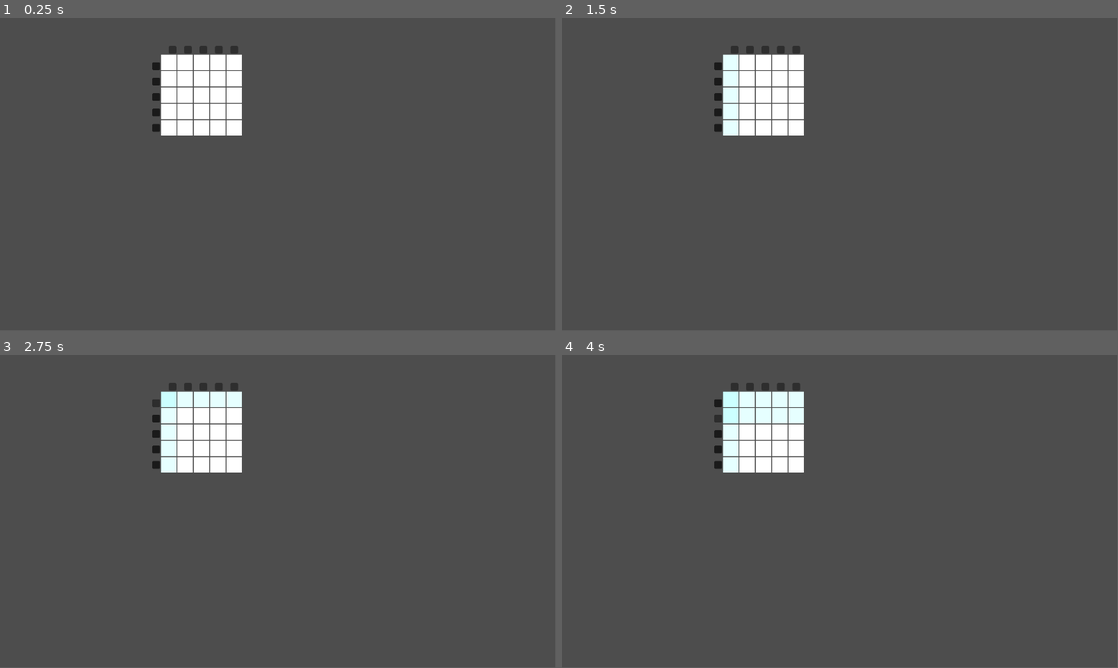
Above: before the commit, frames 1-4 (two rows, left to right).
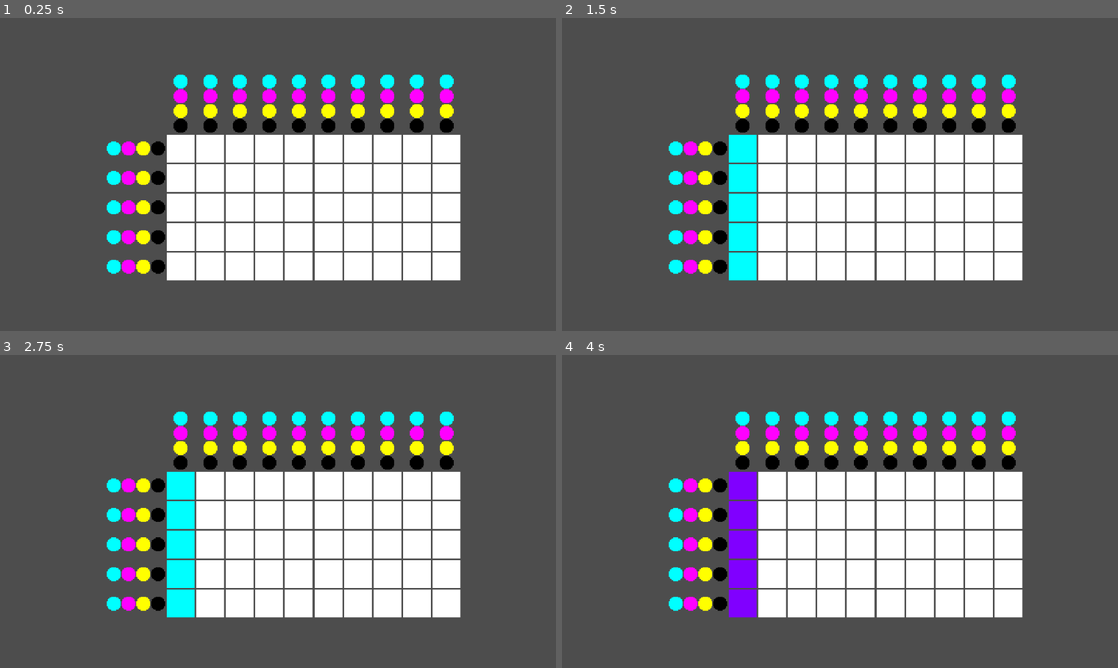
Above: after the commit, the same moments.

Repository: kaminaryu/printing-game
Game: Godot game, scene res://Objects/Printer/PrintingGrid/printing_grid.tscn
Same seed, same stepped clock (60 frames per second), same inputs: the game is played once before the commit and once after it.
Inputs (mouse positions are in pixels of both pictures, inside the frame that each line leads up to):
- Up to frame 1 (0.25 s): no input
- Up to frame 2 (1.5 s): click (734, 49) at 0.52 s; click (739, 80) at 1.27 s
- Up to frame 3 (2.75 s): click (155, 401) at 2.02 s
- Up to frame 4 (4 s): click (739, 433) at 2.77 s; click (717, 417) at 3.52 s
The window is 799x449 before the commit and 800x450 after it. Grey fills any space a smaller window leaves; there, only what the larger window draws over its background counts as a difference.

The runs differ from the first frame. In frame 1, 31% of the frame differs, in the area x 19-83%, y 8-84%; in frame 2, 31%; in frame 3, 31%; in frame 4, 31%.

Commit message:
Feat: Added Ink Locking and Multicolor paint
Fix: Refactored the damn mess

Diff:
--- /dev/null
+++ b/Objects/Printer/PrintingGrid/color_node.gd
@@ -0,0 +1,15 @@
+extends TextureButton
+
+signal paint_requested(print_request: Dictionary)
+
+var grid_alignment: String
+var grid_index: int
+var ink_channel: String
+
+
+func _on_button_down() -> void :
+	paint_requested.emit({
+		"grid_alignment": grid_alignment,
+		"grid_index": grid_index,
+		"ink_channel": ink_channel,
+	})
--- /dev/null
+++ b/Objects/Printer/PrintingGrid/color_node.tscn
@@ -0,0 +1,13 @@
+[gd_scene format=3 uid="uid://8jouw18bf53t"]
+
+[ext_resource type="Texture2D" uid="uid://bqr6vw68o2svu" path="res://Assets/ColorNode.png" id="1_2rbr2"]
+[ext_resource type="Script" uid="uid://dye52h842pph" path="res://Objects/Printer/PrintingGrid/color_node.gd" id="1_vfc2v"]
+
+[node name="ColorNode" type="TextureButton" unique_id=1069555528]
+texture_filter = 1
+offset_right = 16.0
+offset_bottom = 16.0
+texture_normal = ExtResource("1_2rbr2")
+script = ExtResource("1_vfc2v")
+
+[connection signal="button_down" from="." to="." method="_on_button_down"]
--- a/Objects/Printer/PrintingGrid/color_node_better.gd
+++ /dev/null
@@ -1,12 +0,0 @@
-extends Button
-
-signal print_button_pressed(print_request: Dictionary)
-
-var grid_alignment: String
-var grid_index: int
-
-func _on_button_down() -> void:
-	print_button_pressed.emit({
-		"grid_alignment": grid_alignment,
-		"grid_index": grid_index
-	})
--- a/Objects/Printer/PrintingGrid/color_node_better.tscn
+++ /dev/null
@@ -1,10 +0,0 @@
-[gd_scene format=3 uid="uid://8jouw18bf53t"]
-
-[ext_resource type="Script" uid="uid://dye52h842pph" path="res://Objects/Printer/PrintingGrid/color_node_better.gd" id="1_iytsa"]
-
-[node name="Button" type="Button" unique_id=892750934]
-offset_right = 16.0
-offset_bottom = 16.0
-script = ExtResource("1_iytsa")
-
-[connection signal="button_down" from="." to="." method="_on_button_down"]
--- a/Objects/Printer/PrintingGrid/grid_square.tscn
+++ b/Objects/Printer/PrintingGrid/grid_square.tscn
@@ -1,9 +1,22 @@
 [gd_scene format=3 uid="uid://dtsvfbd488iet"]
 
 [ext_resource type="Texture2D" uid="uid://wu4jd5wtjjsq" path="res://Assets/GridPlaceholder.png" id="1_urbbl"]
+[ext_resource type="Texture2D" uid="uid://ccyrcxvy1ooba" path="res://Assets/LockIndicator.png" id="2_raani"]
 
 [node name="GridSquare" type="Node2D" unique_id=1659444708]
 texture_filter = 1
 
-[node name="Sprite2D" type="Sprite2D" parent="." unique_id=1318791069]
+[node name="GridTexture" type="Sprite2D" parent="." unique_id=1318791069]
 texture = ExtResource("1_urbbl")
+
+[node name="LockIndicator" type="Node2D" parent="." unique_id=259100076]
+visible = false
+
+[node name="Shadow" type="Sprite2D" parent="LockIndicator" unique_id=135730023]
+modulate = Color(0.011764706, 0.011764706, 0.011764706, 0.40392157)
+position = Vector2(11, 11)
+texture = ExtResource("2_raani")
+
+[node name="Main" type="Sprite2D" parent="LockIndicator" unique_id=1262207505]
+position = Vector2(10.5, 10.5)
+texture = ExtResource("2_raani")
--- a/Objects/Printer/PrintingGrid/printing_grid.gd
+++ b/Objects/Printer/PrintingGrid/printing_grid.gd
@@ -1,70 +1,210 @@
 extends Node2D
 
-@onready var GRID_SQUARE_SCENE = preload("res://Objects/Printer/PrintingGrid/grid_square.tscn")
-@onready var COLOR_NODE_SCENE = preload("res://Objects/Printer/PrintingGrid/color_node_better.tscn")
-
-@export var grid_size: Vector2
+@export var grid_size: Vector2 = Vector2(5, 5)
+
+@onready var square_scene = preload("res://Objects/Printer/PrintingGrid/grid_square.tscn")
+@onready var button_scene = preload("res://Objects/Printer/PrintingGrid/color_node.tscn")
+
 
 const GRID_SQUARE_SIZE: int = 32
-
-var grid_squares := []
-var color_nodes := {
-	"col": [],
-	"row": [],
+const CELL_GAP: int = 2
+const CHANNELS: Array[String] = ["c", "m", "y", "k"]
+const BUTTON_COLORS: Array[String] = ["#00FFFF", "#FF00FF", "#FFFF00", "#000000"]
+
+
+class GridCell:
+	var this: Node2D
+	var ink_locked: bool = false
+	var c: int = 0
+	var m: int = 0
+	var y: int = 0
+
+	func _init(p_node: Node2D) -> void :
+		this = p_node
+
+	func apply_ink(channel: String) -> void :
+		match channel:
+			"c": c += 1
+			"m": m += 1
+			"y": y += 1
+			_:
+				printerr("Unknown ink channel: %s" % channel)
+
+	func color_key() -> String :
+		return "%d%d%d" % [c, m, y]
+
+	func toggle_ink_lock(lock: bool) -> void :
+		ink_locked = lock
+		this.get_node("LockIndicator").visible = lock
+
+	func is_ink_locked() -> bool :
+		return ink_locked
+
+	func reset() -> void :
+		c = 0
+		m = 0
+		y = 0
+		toggle_ink_lock(false)
+
+
+# key = CMYK
+const COLOR_GLOSSARY: Dictionary = {
+	"000": "#FFFFFF",  # No ink (paper)
+	"100": "#00FFFF",  # C
+	"010": "#FF00FF",  # M
+	"001": "#FFFF00",  # Y
+
+	"200": "#00CCCC",  # C + C
+	"300": "#009999",  # C + C + C
+
+	"020": "#CC00CC",  # M + M
+	"030": "#990099",  # M + M + M
+
+	"002": "#CCCC00",  # Y + Y
+	"003": "#999900",  # Y + Y + Y
+
+	"110": "#8000FF",  # C + M
+	"101": "#00FF40",  # C + Y
+	"011": "#FF0080",  # M + Y
+	"111": "#2B2B2B",  # C + M + Y
+
+	"210": "#2E2EFF",  # C + C + M
+	"201": "#00A6A6",  # C + C + Y
+
+	"120": "#8000A6",  # M + M + C
+	"021": "#C00000",  # M + M + Y
+
+	"102": "#80FF00",  # Y + Y + C
+	"012": "#FF8000",  # Y + Y + M
+
+	# "2110": "#1A1A40",  # C + C + M + Y
+	# "1210": "#4A001F",  # M + M + C + Y
+	# "1120": "#3A3A00",  # Y + Y + C + M
 }
 
 
+var grid: Array = []
+
+
 func _ready() -> void :
-	grid_squares.resize(grid_size.x)
-
-	for col in range(grid_size.x) :
-		grid_squares[col] = []
-		grid_squares[col].resize(grid_size.y)
-
-		# instantiate color node for column
-		color_nodes.col.resize(grid_size.x)
-		color_nodes.col[col] = COLOR_NODE_SCENE.instantiate()
-		color_nodes.col[col].position = global_position + Vector2(col * GRID_SQUARE_SIZE , -GRID_SQUARE_SIZE - 2)
-		color_nodes.col[col].grid_alignment = "col"
-		color_nodes.col[col].grid_index = col
-		color_nodes.col[col].print_button_pressed.connect(_paint)
-		add_child(color_nodes.col[col])
-
-		# instantiate row of grid
-		for row in range(grid_size.y) :
-			# instantiate color node for row
-			color_nodes.row.resize(grid_size.x)
-			color_nodes.row[row] = COLOR_NODE_SCENE.instantiate()
-			color_nodes.row[row].position = global_position + Vector2(-GRID_SQUARE_SIZE - 2, row * GRID_SQUARE_SIZE)
-			color_nodes.row[row].grid_alignment = "row"
-			color_nodes.row[row].grid_index = row
-			color_nodes.row[row].print_button_pressed.connect(_paint)
-			add_child(color_nodes.row[row])
-
-
-			grid_squares[col][row] = GRID_SQUARE_SCENE.instantiate()
-			grid_squares[col][row].position = global_position + Vector2(col, row) * (GRID_SQUARE_SIZE + 2)
-			add_child(grid_squares[col][row])
-
-
+	_init_grid()
+	_init_buttons()
+
+
+func _init_grid() -> void :
+	for col in range(grid_size.x):
+		var columns: Array = []
+
+		for row in range(grid_size.y):
+			var cell_node: Node2D = square_scene.instantiate()
+			cell_node.position = Vector2(col, row) * (GRID_SQUARE_SIZE + CELL_GAP)
+			add_child(cell_node)
+			columns.append(GridCell.new(cell_node))
+
+		grid.append(columns)
+
+
+func _init_buttons() -> void :
+	# column button
+	for col in range(grid_size.x):
+		for i in CHANNELS.size():
+			var btn: TextureButton = button_scene.instantiate()
+			btn.position = Vector2(
+				col * (GRID_SQUARE_SIZE + CELL_GAP) - 8,
+				-(GRID_SQUARE_SIZE + 2) * ((3-i)/2.0 + 1),
+			)
+			btn.grid_alignment = "col"
+			btn.grid_index = col
+			btn.ink_channel = CHANNELS[i]
+			btn.paint_requested.connect(_on_paint_request)
+			btn.modulate = Color.from_string(BUTTON_COLORS[i], "#670067")
+			add_child(btn)
+
+	# row buttons
+	for row in range(grid_size.y):
+		for i in CHANNELS.size():
+			var btn: TextureButton = button_scene.instantiate()
+			btn.position = Vector2(
+				-(GRID_SQUARE_SIZE + 2) * ((3-i)/2.0 + 1),
+				row * (GRID_SQUARE_SIZE + CELL_GAP) - 8,
+			)
+			btn.grid_alignment = "row"
+			btn.grid_index = row
+			btn.ink_channel = CHANNELS[i]
+			btn.paint_requested.connect(_on_paint_request)
+			btn.modulate = Color.from_string(BUTTON_COLORS[i], "#670067")
+			add_child(btn)
+
+
+func _on_paint_request(request: Dictionary) -> void :
+	var alignment: String = request.get("grid_alignment")
+	var index: int        = request.get("grid_index")
+	var channel: String   = request.get("ink_channel")
+
+	match alignment:
+		"col":
+			_paint_column(index, channel)
+		"row":
+			_paint_row(index, channel)
+		_:
+			printerr("Unknown grid alignment: %s" % alignment)
+
+
+func _paint_column(col: int, channel: String) -> void :
+
+	# iterate over all row in the column
+	for row in range(grid_size.y):
+		var cell: GridCell = grid[col][row] as GridCell
+
+		# if the grid is ink ink locked, dont draw
+		if (cell.is_ink_locked()) :
+			continue
+
+		# if channel = K, lock
+		if (channel == CHANNELS[3]) :
+			cell.toggle_ink_lock(true)
+			continue
+
+		cell.apply_ink(channel)
+		_update_cell_color(cell)
+
+
+func _paint_row(row: int, channel: String) -> void :
+	# iterate over all column in the row
+	for col in range(grid_size.x):
+		var cell: GridCell = grid[col][row] as GridCell
+
+		# if the grid is ink ink locked, dont draw
+		if (cell.is_ink_locked()) :
+			continue
+
+		# if channel = K, lock
+		if (channel == CHANNELS[3]) :
+			cell.toggle_ink_lock(true)
+			continue
+
+		cell.apply_ink(channel)
+		_update_cell_color(cell)
+
+
+func _update_cell_color(cell: GridCell) -> void :
+	var key: String = cell.color_key()
+	var hex: String = COLOR_GLOSSARY.get(key, "#000000")
+
+	cell.this.get_node("GridTexture").modulate = Color.from_string(hex, Color.PURPLE)
+
+
+func _reset_all() -> void :
+	for column_variant in grid as Array:
+		var column: Array = column_variant as Array
+
+		for cell_variant in column:
+			var cell: GridCell = cell_variant as GridCell
+
+			cell.reset()
+			_update_cell_color(cell)
 
 
 func _input(event: InputEvent) -> void :
-	if (event.is_action_pressed("refresh_grid")) :
-		_paint({})
-
-
-func _paint(print_request: Dictionary):
-	var grid_alignmnet: String = print_request.get("grid_alignment")
-	var grid_index: int        = print_request.get("grid_index")
-
-	if (grid_alignmnet == "row") :
-		for c in range(grid_size.y) :
-			grid_squares[c][grid_index].modulate.r -= 0.1
-
-	elif (grid_alignmnet == "col") :
-		for r in range(grid_size.x) :
-			grid_squares[grid_index][r].modulate.r -= 0.1
-
-	else :
-		printerr("ERROR WHEN PAINTING: Set row/col pls")
+	if event.is_action_pressed("reset_grid"):
+		_reset_all()
--- a/Objects/Printer/PrintingGrid/printing_grid.tscn
+++ b/Objects/Printer/PrintingGrid/printing_grid.tscn
@@ -3,6 +3,6 @@
 [ext_resource type="Script" uid="uid://tox2yujgphde" path="res://Objects/Printer/PrintingGrid/printing_grid.gd" id="1_whvfb"]
 
 [node name="PrintingGrid" type="Node2D" unique_id=1528432382]
-position = Vector2(175, 46)
+position = Vector2(208, 150)
 script = ExtResource("1_whvfb")
-grid_size = Vector2(5, 5)
+grid_size = Vector2(10, 5)
--- a/project.godot
+++ b/project.godot
@@ -15,13 +15,21 @@
 config/features=PackedStringArray("4.6", "GL Compatibility")
 config/icon="res://icon.svg"
 
+[display]
+
+window/size/viewport_width=640
+window/size/viewport_height=360
+window/size/window_width_override=1280
+window/size/window_height_override=720
+window/stretch/mode="canvas_items"
+
 [editor_plugins]
 
 enabled=PackedStringArray("res://addons/godot-vim/plugin.cfg")
 
 [input]
 
-refresh_grid={
+reset_grid={
 "deadzone": 0.2,
 "events": [Object(InputEventKey,"resource_local_to_scene":false,"resource_name":"","device":-1,"window_id":0,"alt_press …(191 unchanged characters)…
 ]
Binary file changed: Assets/ColorNode.png
Binary file added: Assets/LockIndicator.png
Not shown, added: Assets/LockIndicator.png.import
Renamed: Objects/Printer/PrintingGrid/color_node_better.gd.uid -> Objects/Printer/PrintingGrid/color_node.gd.uid
